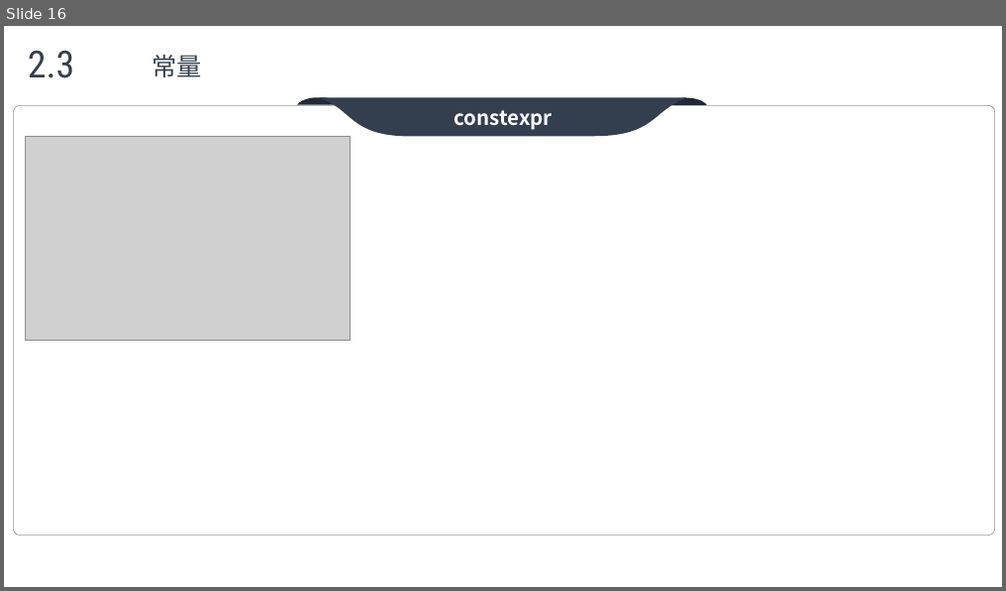
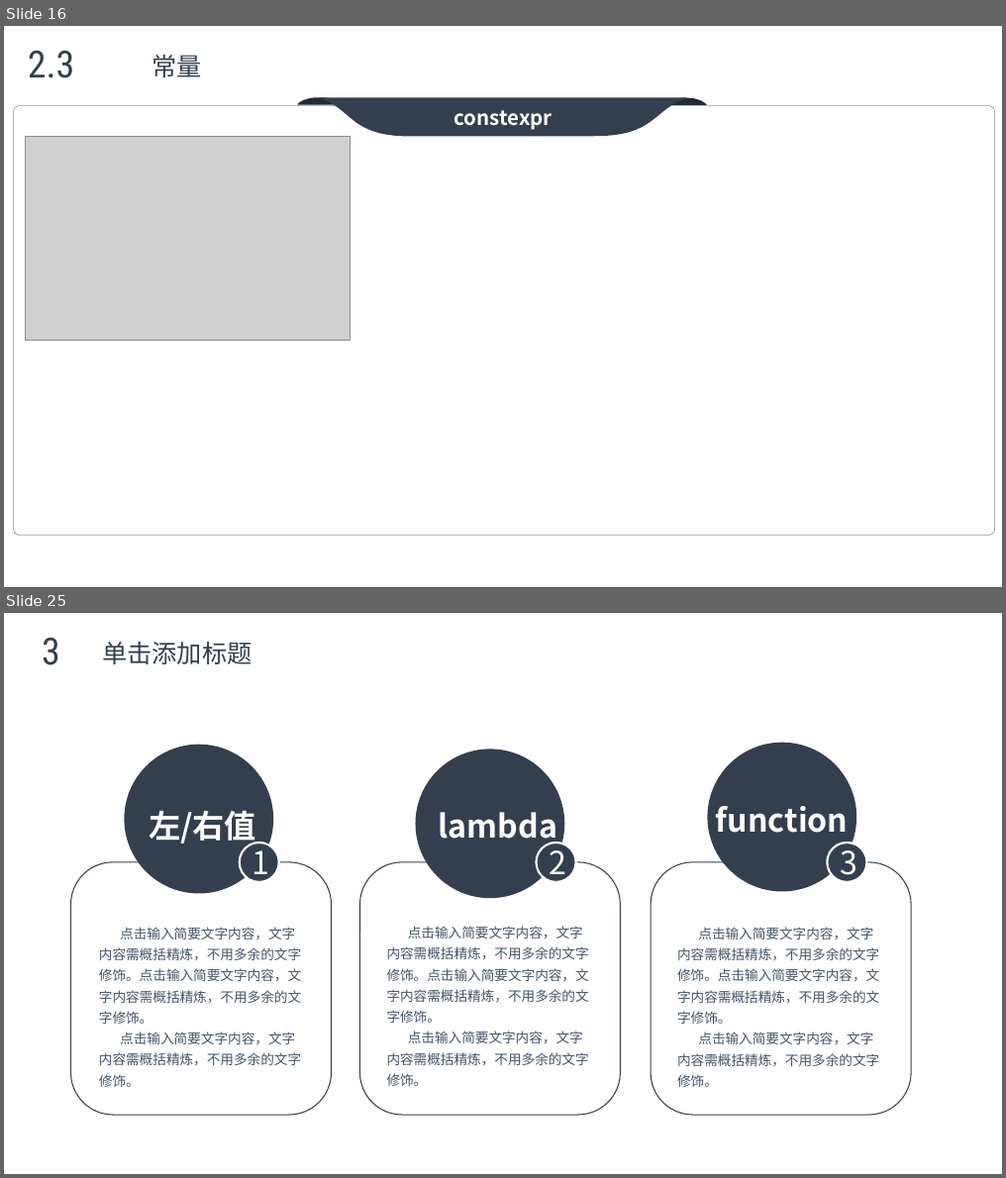
Before and after one commit to max4sharing/modern_cpp, a slide deck: C++11.pptx. Shown one above the other, each under a label of ours: slide 16 before the commit, slides 16 and 25 after it; the slides between them are not shown. The pictures are 1006x591 and 1006x1178 pixels, drawn with LibreOffice and Linux fonts; fonts in the diff are those of the drawing; grey boxes stand for pictures; background and template pictures are left out. Boxes give left, top, right and bottom in pixels: in the first picture for what was removed or moved away, otherwise in the second. Text is boxed around its words. In the diff, an @@ line names an element or a change of style, - is before the commit and + after.

```diff
--- a/C++11.pptx
+++ b/C++11.pptx
@@ slide 25 added at <box>4,613,1002,1174</box>, background picture (left out) @@
@@ text added at <box>42,637,60,665</box>, 36 pt, text #333F4F @@
+3
@@ text added at <box>102,642,252,664</box>, 24 pt, text #333F4F @@
+单击添加标题
@@ ellipse added at <box>126,746,272,893</box>, fill #333F4F, outline #333F4F 2 pt @@
@@ ellipse added at <box>417,750,564,897</box>, fill #333F4F, outline #333F4F 2 pt @@
@@ ellipse added at <box>709,744,856,891</box>, fill #333F4F, outline #333F4F 2 pt @@
@@ text added at <box>149,810,256,847</box>, 30.6 pt, text #FFFFFF, bold @@
+左/右值
@@ text added at <box>439,812,557,847</box>, 30.6 pt, text #FFFFFF, bold @@
+lambda
@@ text added at <box>716,806,848,833</box>, 30.6 pt, text #FFFFFF, bold @@
+function
@@ ellipse added at <box>239,843,279,882</box>, fill #333F4F, outline #FFFFFF 2 pt, 30.6 pt, text #FFFFFF @@
+1
@@ ellipse added at <box>537,843,576,882</box>, fill #333F4F, outline #FFFFFF 2 pt, 30.6 pt, text #FFFFFF @@
+2
@@ ellipse added at <box>828,843,867,882</box>, fill #333F4F, outline #FFFFFF 2 pt, 30.6 pt, text #FFFFFF @@
+3
@@ rounded rectangle added at <box>70,862,331,1115</box>, outline #333F4F 1 pt @@
@@ rounded rectangle added at <box>360,862,621,1115</box>, outline #333F4F 1 pt @@
@@ rounded rectangle added at <box>650,862,912,1115</box>, outline #333F4F 1 pt @@
@@ text added at <box>99,927,301,1087</box>, 13 pt, text #445469 @@
+点击输入简要文字内容，文字内容需概括精炼，不用多余的文字修饰。点击输入简要文字内容，文字内容需概括精炼，不用多余的文字修饰。
+点击输入简要文字内容，文字内容需概括精炼，不用多余的文字修饰。
@@ text added at <box>387,926,589,1086</box>, 13 pt, text #445469 @@
+点击输入简要文字内容，文字内容需概括精炼，不用多余的文字修饰。点击输入简要文字内容，文字内容需概括精炼，不用多余的文字修饰。
+点击输入简要文字内容，文字内容需概括精炼，不用多余的文字修饰。
@@ text added at <box>677,927,879,1087</box>, 13 pt, text #445469 @@
+点击输入简要文字内容，文字内容需概括精炼，不用多余的文字修饰。点击输入简要文字内容，文字内容需概括精炼，不用多余的文字修饰。
+点击输入简要文字内容，文字内容需概括精炼，不用多余的文字修饰。
```
Also in this commit, not shown: 3 slides changed, 6 other slides added, 1 slide removed.
